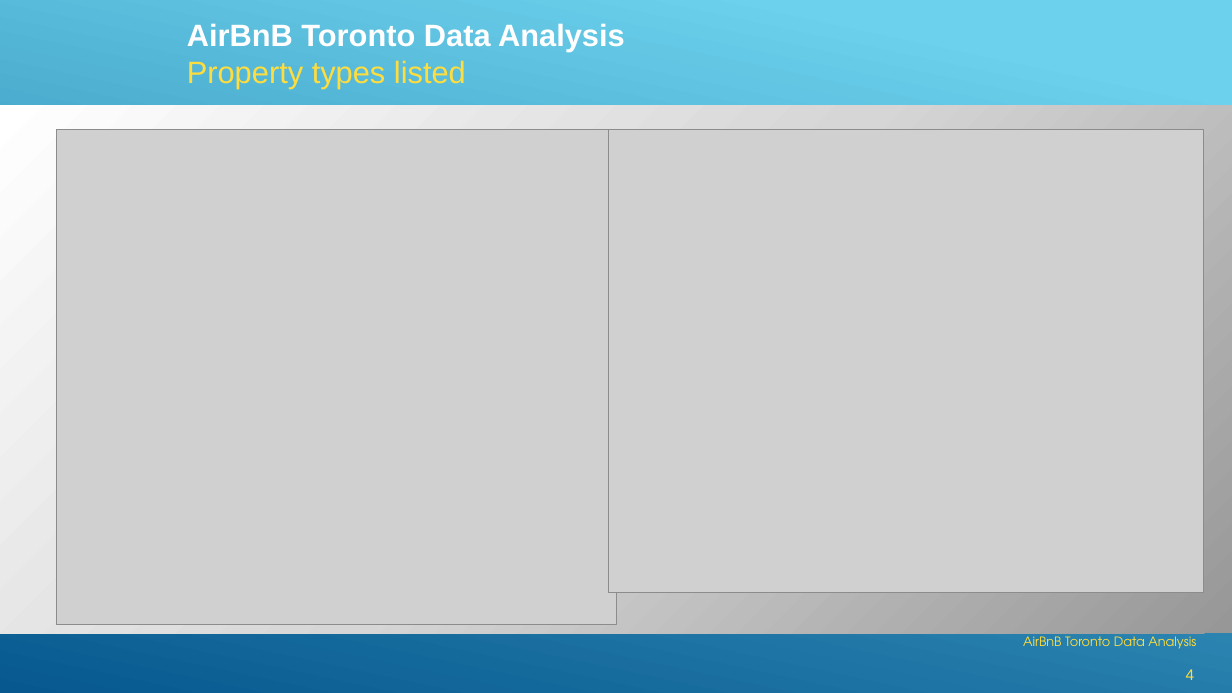
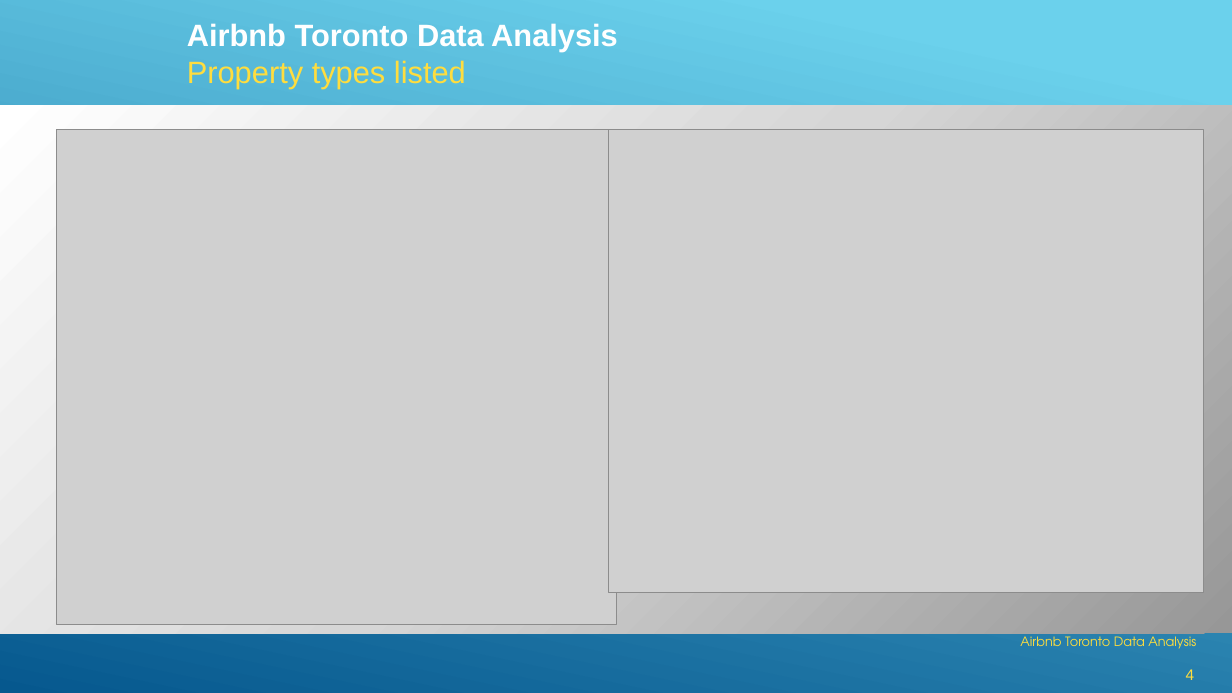
Before and after one commit to GSRichie/Final-Project-, a slide deck: slide 4 of AirBnB Toronto Data Analysis.pptx. Drawn at 1232x693 pixels with LibreOffice and Linux fonts; fonts in the diff are those of the drawing; grey boxes stand for pictures. Boxes give left, top, right and bottom in pixels: in the first picture for what was removed or moved away, otherwise in the second. Text is boxed around its words. In the diff, an @@ line names an element or a change of style, - is before the commit and + after.

```diff
--- a/AirBnB Toronto Data Analysis.pptx
+++ b/AirBnB Toronto Data Analysis.pptx
@@ text at box(187, 23, 618, 88): text changed @@
-AirBnB Toronto Data Analysis
-Property types listed
+Airbnb Toronto Data Analysis
+Property types listed
@@ text at box(1020, 633, 1196, 649): text changed @@
-AirBnB Toronto Data Analysis
+Airbnb Toronto Data Analysis
```
Also in this commit, not shown: 9 other slides changed, 3 slides added, 3 other files.
